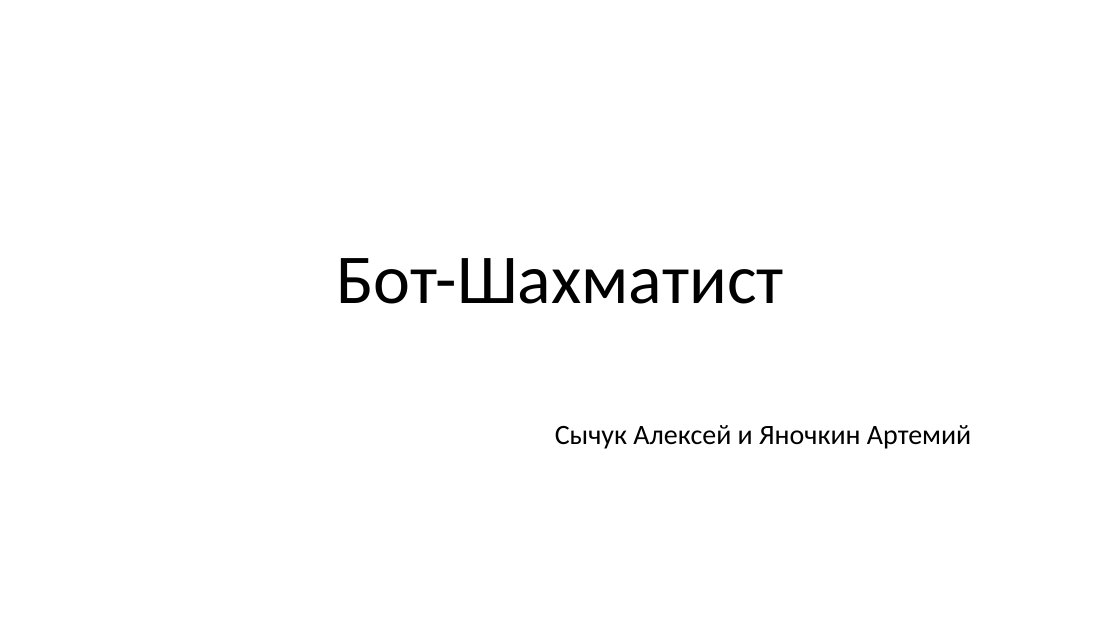
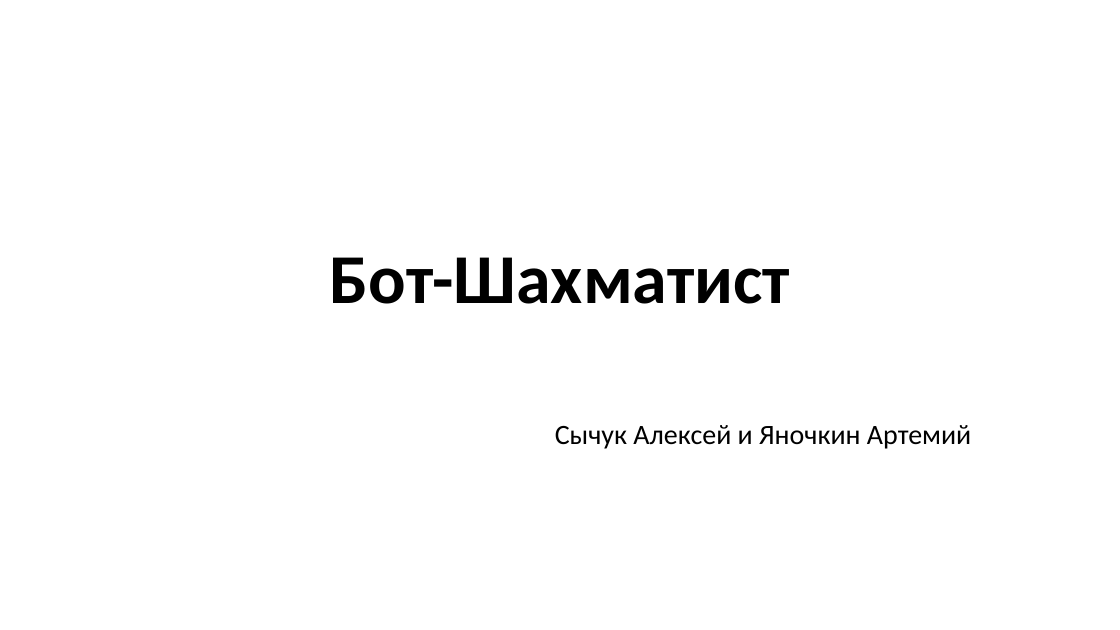
Before and after one commit to golimghostpy/Chess_Bot, a slide deck: slide 1 of docs/Презентация.pptx. Drawn at 1120x630 pixels with LibreOffice and Linux fonts; fonts in the diff are those of the drawing. Boxes give left, top, right and bottom in pixels: in the first picture for what was removed or moved away, otherwise in the second. Text is boxed around its words. In the diff, an @@ line names an element or a change of style, - is before the commit and + after.

```diff
--- a/docs/Презентация.pptx
+++ b/docs/Презентация.pptx
@@ title "Бот-Шахматист" at bbox=[330, 257, 790, 304]: bold on @@
```
Also in this commit, not shown: 3 other slides changed, 3 other files.
